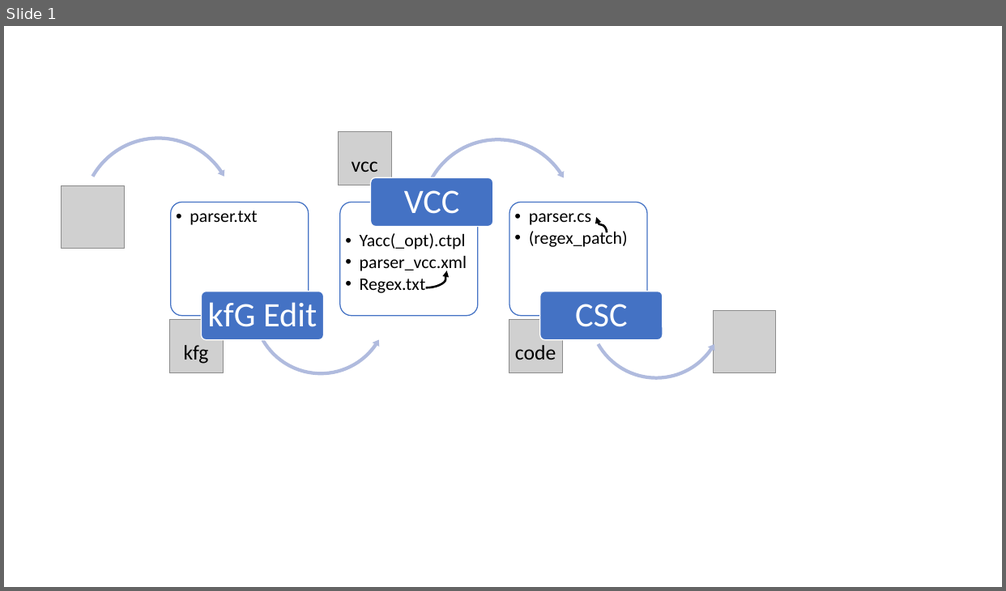
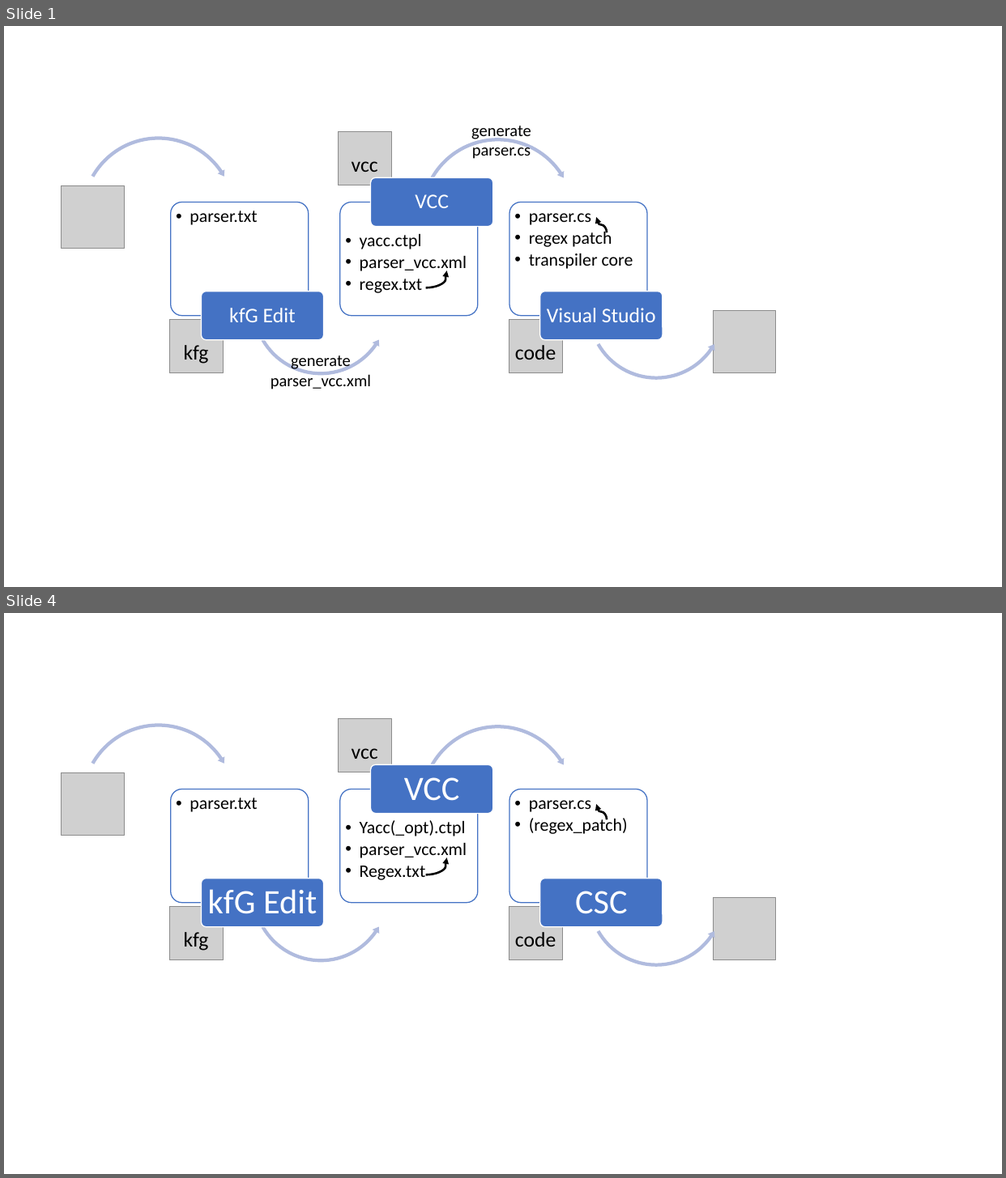
Before and after one commit to firoball/WDL2CS, a slide deck: process.pptx. Shown one above the other, each under a label of ours: slide 1 before the commit, slides 1 and 4 after it; the slides between them are not shown. The pictures are 1006x591 and 1006x1178 pixels, drawn with LibreOffice and Linux fonts; fonts in the diff are those of the drawing; grey boxes stand for pictures. Boxes give left, top, right and bottom in pixels: in the first picture for what was removed or moved away, otherwise in the second. Text is boxed around its words. In the diff, an @@ line names an element or a change of style, - is before the commit and + after.

```diff
--- a/process.pptx
+++ b/process.pptx
@@ slide 1 added at bbox=[4, 26, 1002, 587], background #FFFFFF @@
@@ circular arrow added at bbox=[79, 135, 238, 294], fill #B0BCDE @@
@@ picture added at bbox=[338, 132, 392, 186] @@
@@ text added at bbox=[471, 126, 531, 159], 16 pt, text #000000 @@
+generate
+parser.cs
@@ text added at bbox=[351, 161, 378, 172], 20 pt, text #000000 @@
+vcc
@@ picture added at bbox=[62, 186, 125, 248] @@
@@ curved arrow added from (607, 233) to (596, 217), #000000 2 pt @@
@@ left circular arrow added at bbox=[586, 241, 727, 382], fill #B0BCDE @@
@@ curved arrow added from (426, 288) to (447, 271), #000000 2 pt @@
@@ group added at bbox=[171, 136, 663, 378]: 6 rounded rectangles, 6 texts, 1 left circular arrow, 1 circular arrow @@
+  • parser.txt
+kfG Edit
+  • yacc.ctpl
+  • parser_vcc.xml
+  • regex.txt
+VCC
+  • parser.cs
+  • regex patch
+  • transpiler core
+Visual Studio
@@ picture added at bbox=[713, 310, 776, 373] @@
@@ picture added at bbox=[169, 320, 224, 374] @@
@@ picture added at bbox=[509, 320, 562, 374] @@
@@ text added at bbox=[184, 345, 209, 364], 20 pt, text #000000 @@
+kfg
@@ text added at bbox=[270, 356, 371, 390], 16 pt, text #000000 @@
+generate
+parser_vcc.xml
@@ text added at bbox=[515, 345, 556, 360], 20 pt, text #000000 @@
+code
@@ what was slide 1 is now slide 4 @@
```
Also in this commit, not shown: 2 other slides added, 4 other files.
